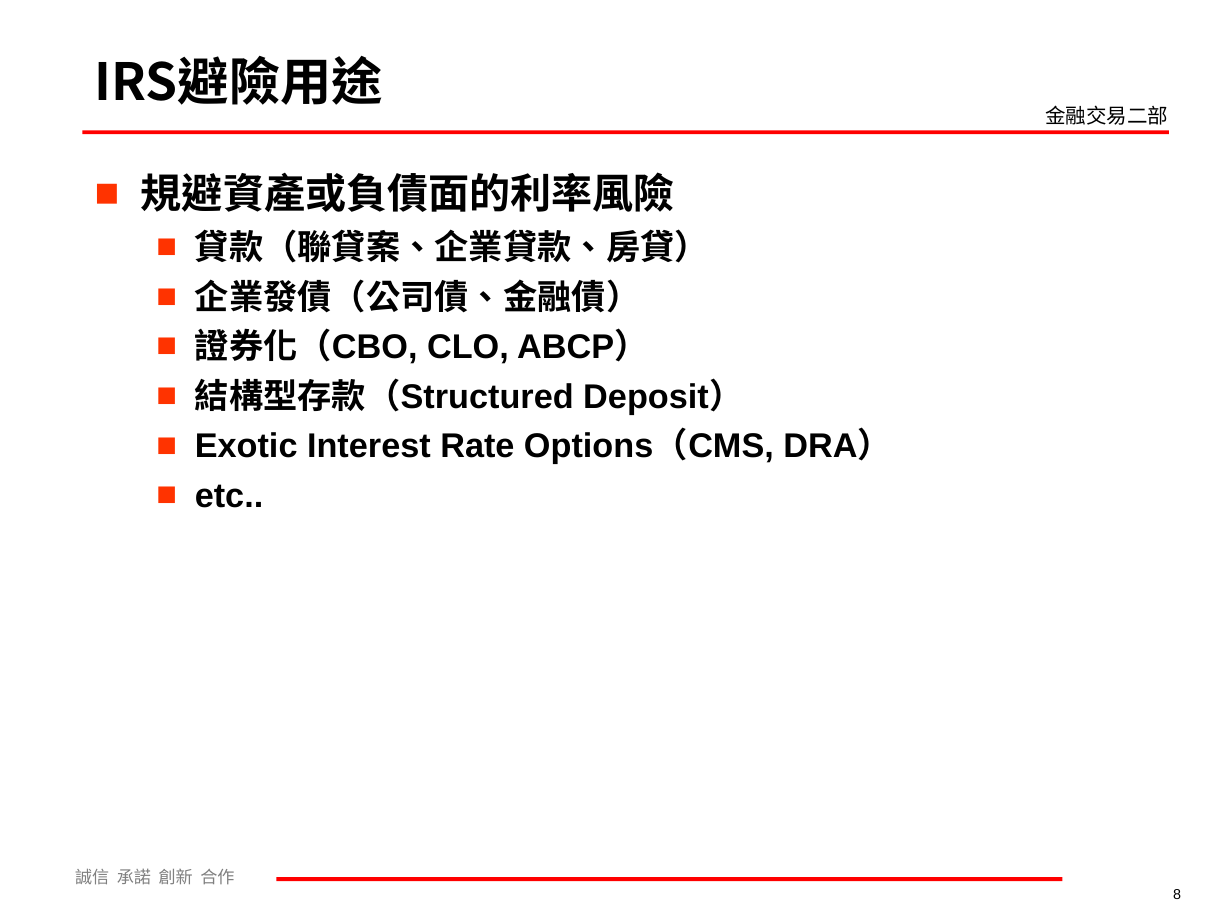
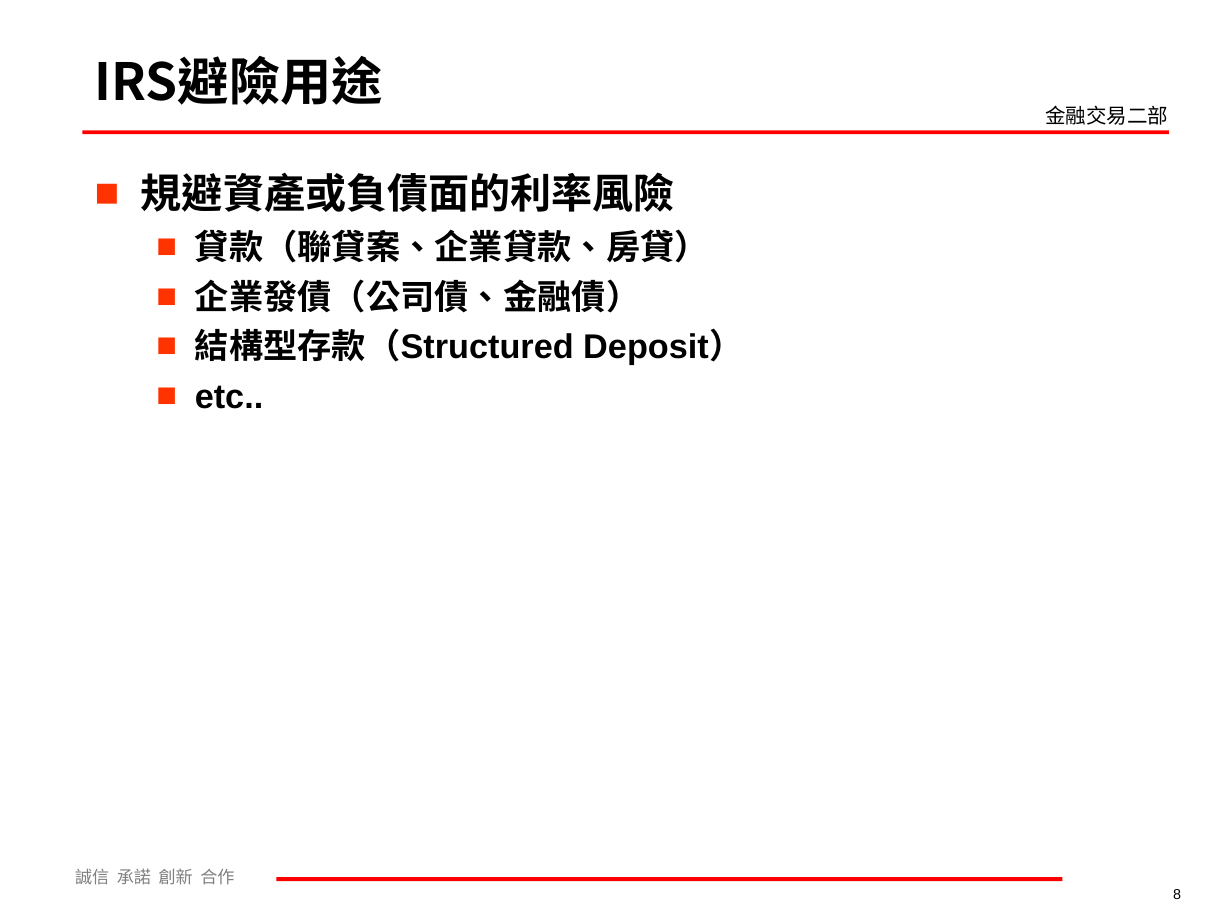
Before and after one commit to mark838308/Mark-Wang, a slide deck: slide 8 of 利率及衍生性商品介紹60分鐘課程.ppt. Drawn at 1232x924 pixels with LibreOffice and Linux fonts; fonts in the diff are those of the drawing; background and template pictures are left out. Boxes give left, top, right and bottom in pixels: in the first picture for what was removed or moved away, otherwise in the second. Text is boxed around its words. In the diff, an @@ line names an element or a change of style, - is before the commit and + after.

```diff
--- a/利率及衍生性商品介紹60分鐘課程.ppt
+++ b/利率及衍生性商品介紹60分鐘課程.ppt
@@ text at <box>195,328,649,364</box>: paragraph removed @@
-  ■ 證券化（CBO, CLO, ABCP）
@@ text at <box>195,430,892,464</box>: paragraph removed @@
-  ■ Exotic Interest Rate Options（CMS, DRA）
```
Also in this commit, not shown: 5 other slides changed, 7 slides added.
